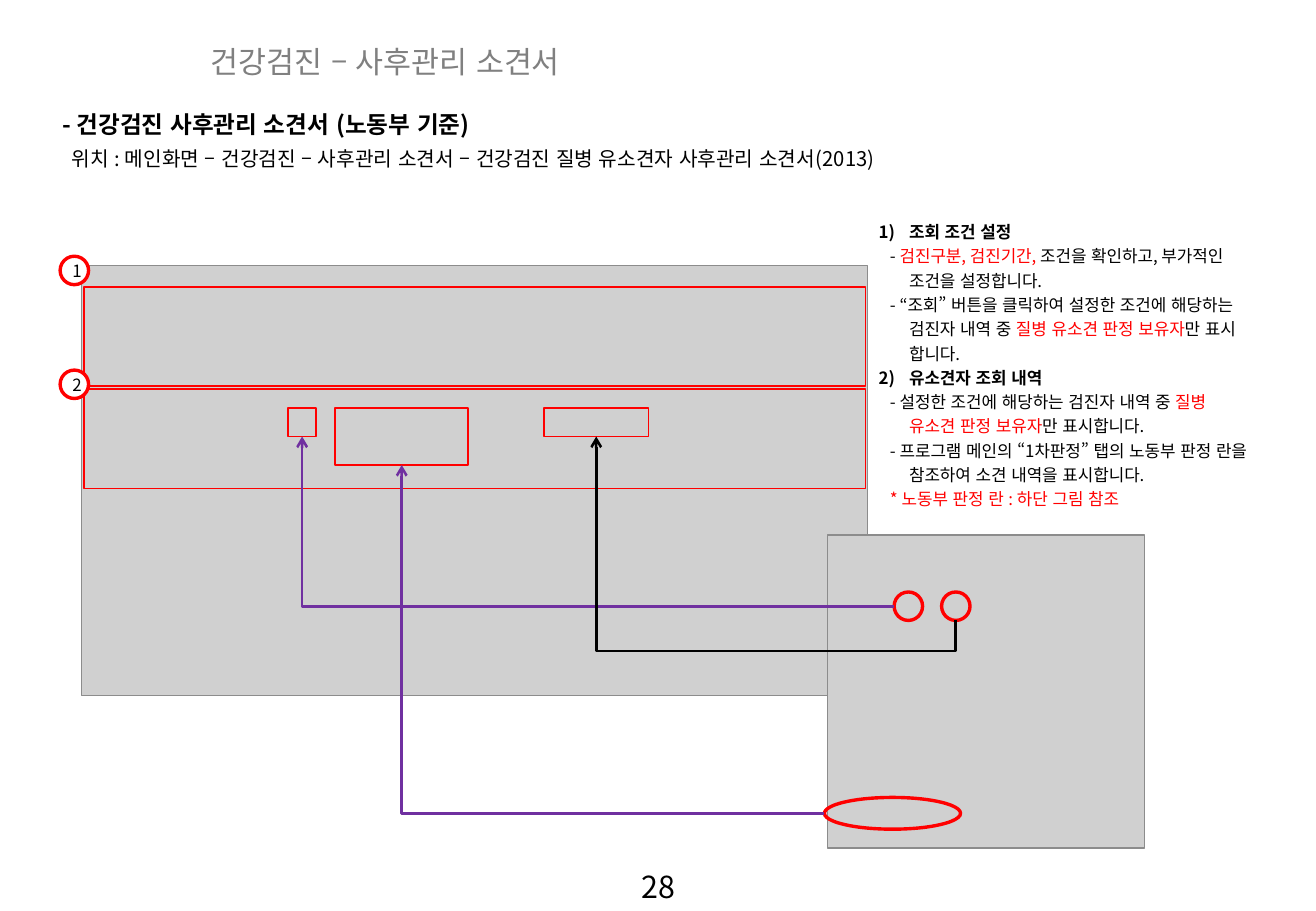
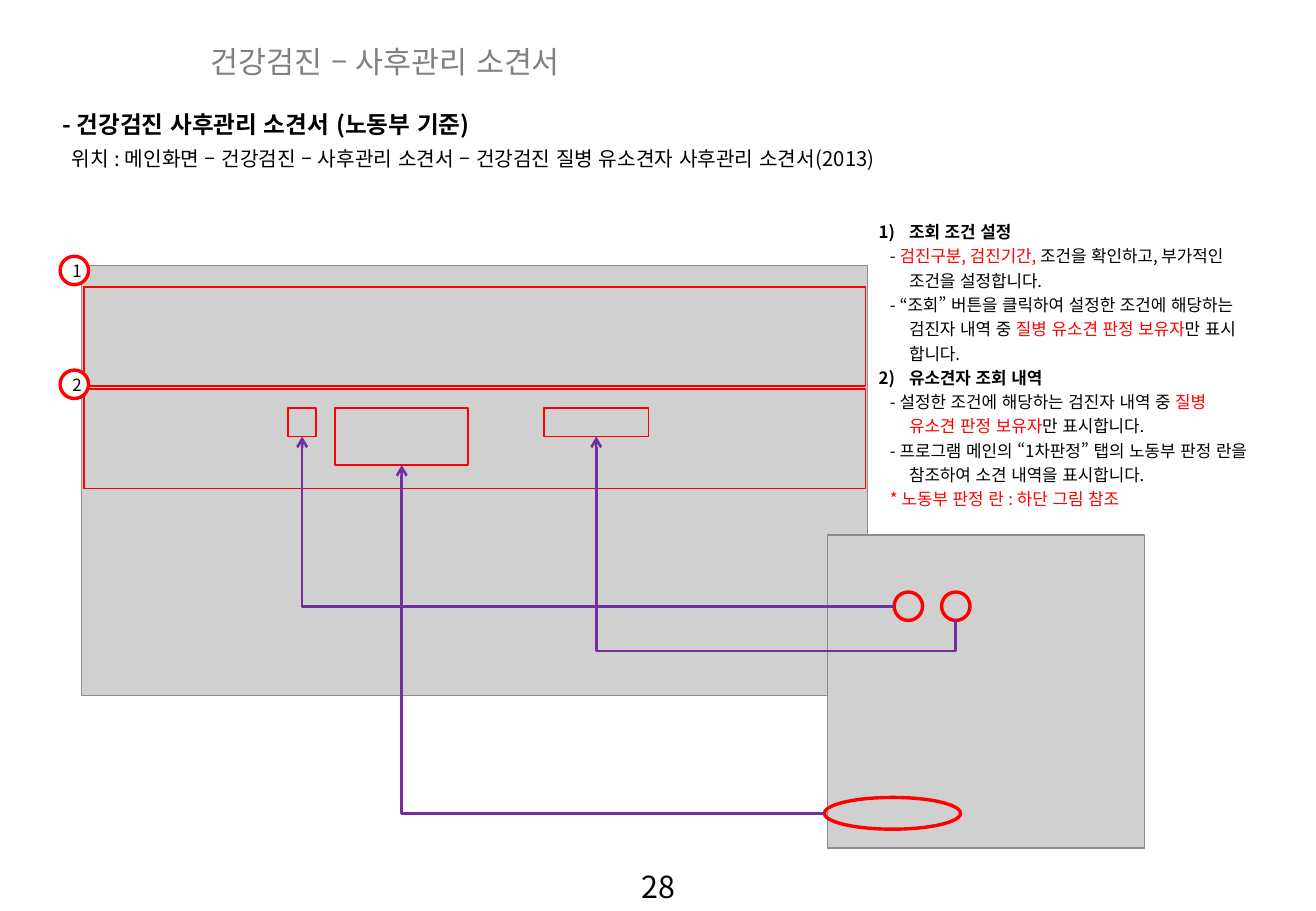
Before and after one commit to zooxop/ailiss_manual, a slide deck: slide 29 of manual/앨리스_매뉴얼_작업중.pptx. Drawn at 1316x911 pixels with LibreOffice and Linux fonts; fonts in the diff are those of the drawing; grey boxes stand for pictures; background and template pictures are left out. Boxes give left, top, right and bottom in pixels: in the first picture for what was removed or moved away, otherwise in the second. Text is boxed around its words. In the diff, an @@ line names an element or a change of style, - is before the commit and + after.

```diff
--- a/manual/앨리스_매뉴얼_작업중.pptx
+++ b/manual/앨리스_매뉴얼_작업중.pptx
@@ elbow arrow (956, 621) - (597, 436): stroke #000000 1.5 pt to #7030A0 1.5 pt @@
```
Also in this commit, not shown: 2 other slides changed.
